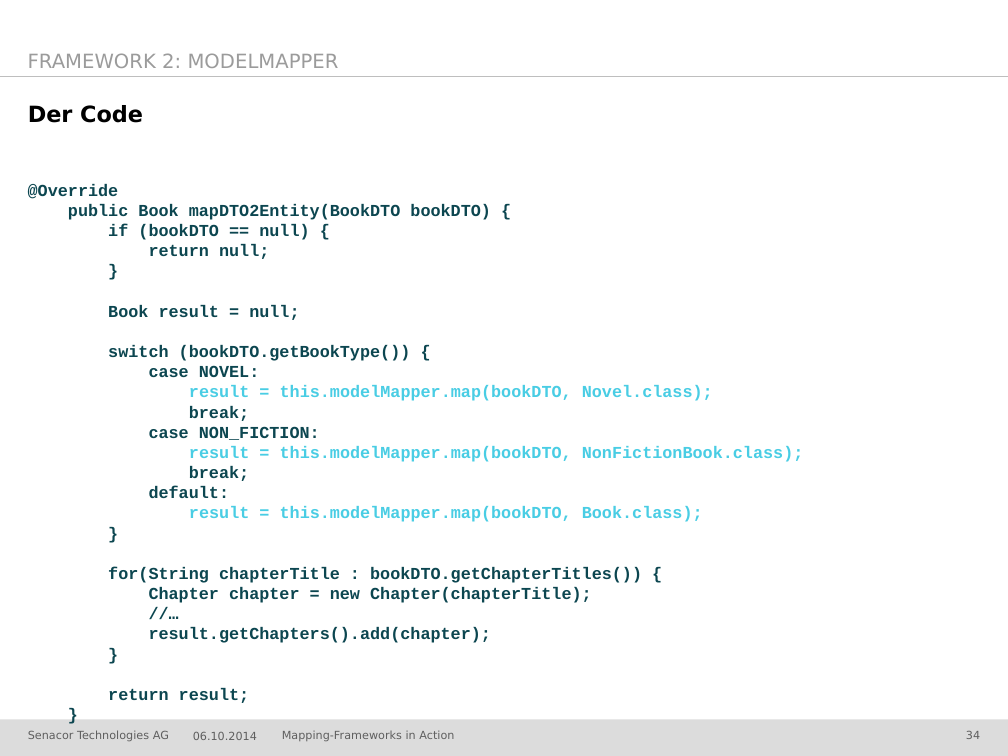
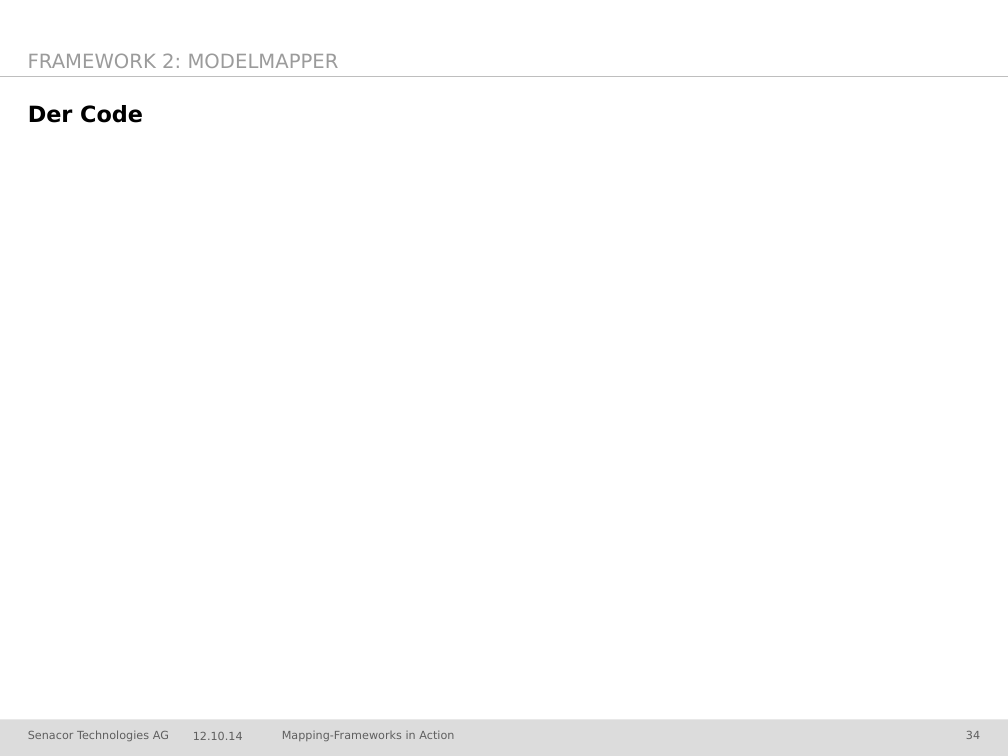
Before and after one commit to jschwalb/Mappings, a slide deck: slide 34 of presentation.pptx. Drawn at 1008x756 pixels with LibreOffice and Linux fonts; fonts in the diff are those of the drawing; background and template pictures are left out. Boxes give left, top, right and bottom in pixels: in the first picture for what was removed or moved away, otherwise in the second. Text is boxed around its words. In the diff, an @@ line names an element or a change of style, - is before the commit and + after.

```diff
--- a/presentation.pptx
+++ b/presentation.pptx
@@ text removed at bbox=[28, 184, 804, 643] @@
-@Override
-public Book mapDTO2Entity(BookDTO bookDTO) {
-if (bookDTO == null) {
-return null;
-}
-Book result = null;
-switch (bookDTO.getBookType()) {
-case NOVEL:
-result = this.modelMapper.map(bookDTO, Novel.class);
-break;
-case NON_FICTION:
-result = this.modelMapper.map(bookDTO, NonFictionBook.class);
-break;
-default:
-result = this.modelMapper.map(bookDTO, Book.class);
-}
-for(String chapterTitle : bookDTO.getChapterTitles()) {
-Chapter chapter = new Chapter(chapterTitle);
-//…
-result.getChapters().add(chapter);
-}
-return result;
-}
@@ text at bbox=[193, 732, 243, 740]: text changed @@
-06.10.2014
+12.10.14
```
Also in this commit, not shown: 48 other slides changed.
